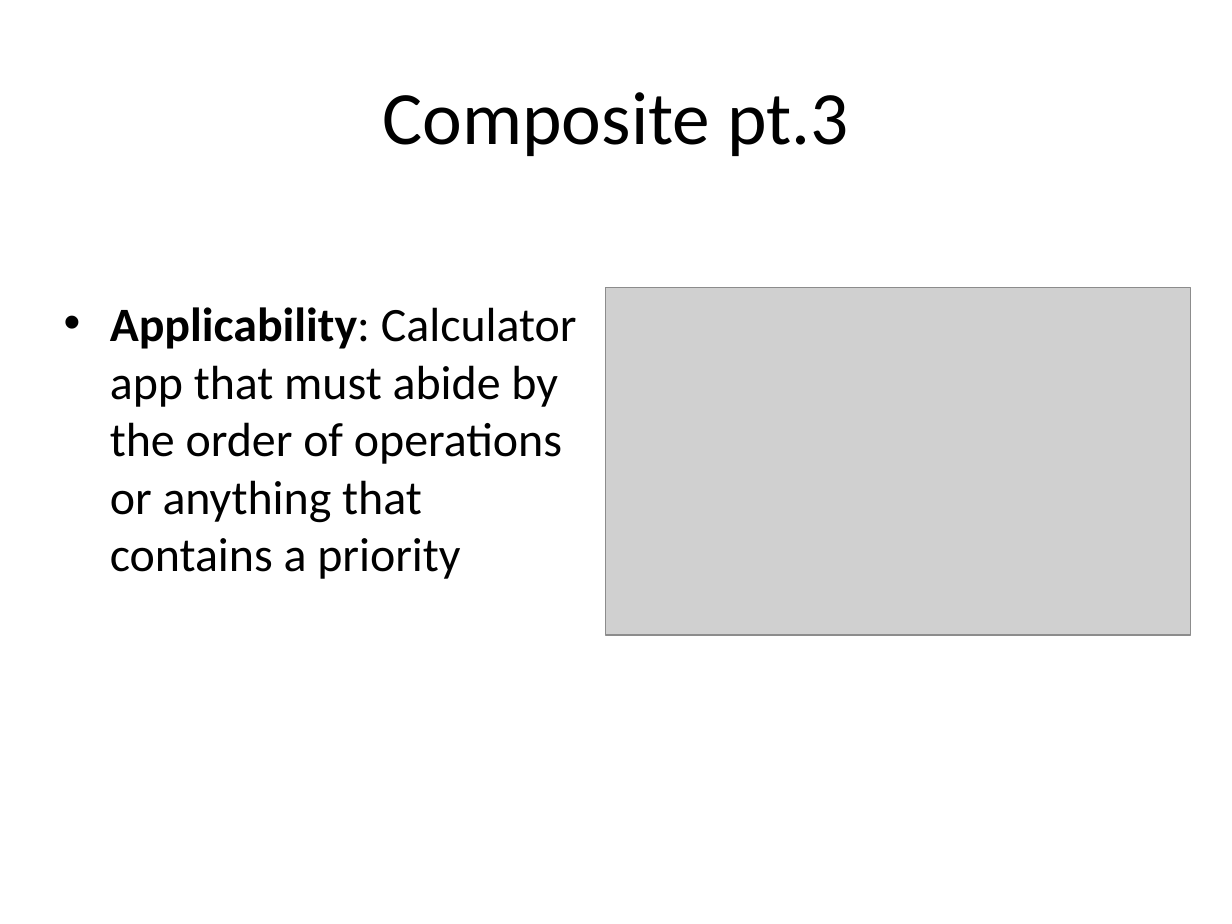
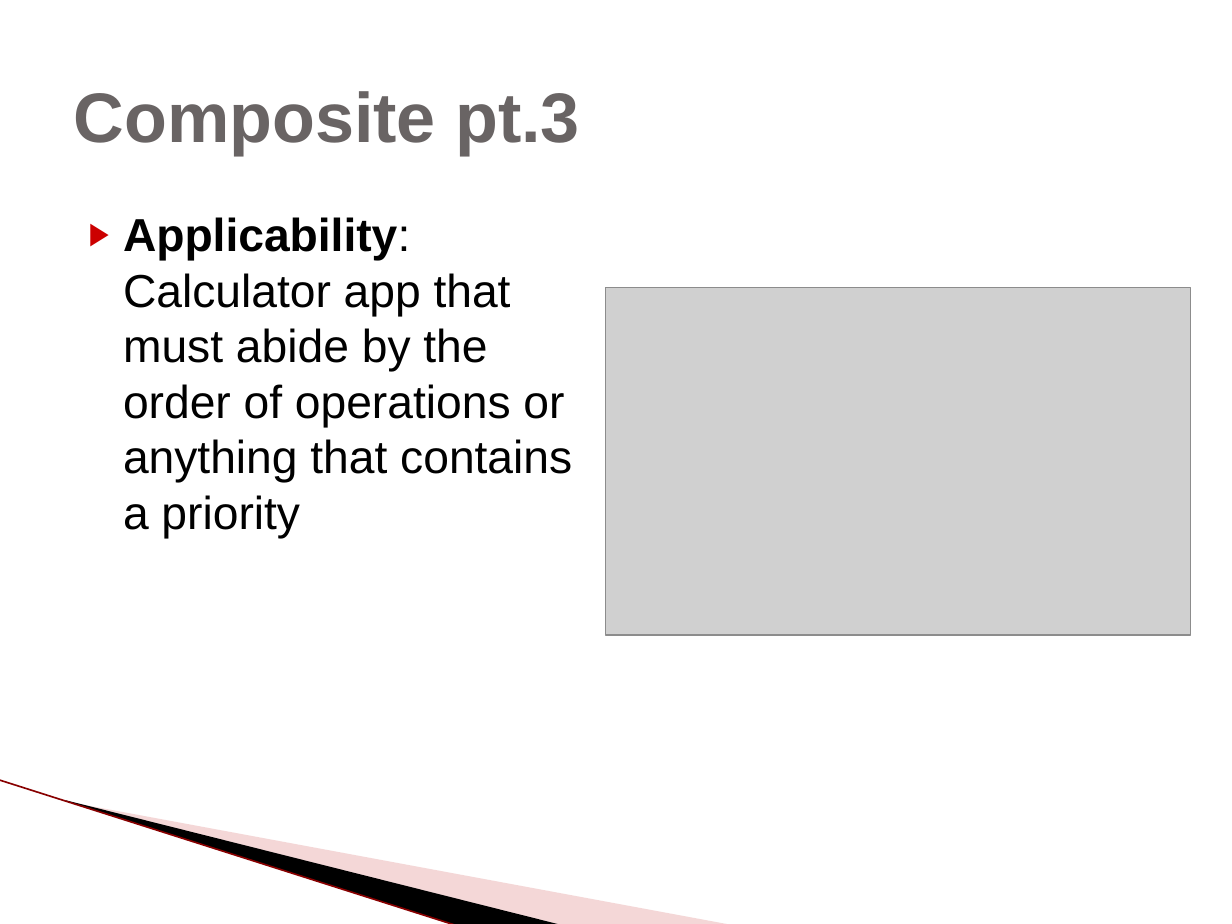
Before and after one commit to scurrymd/Software-Engineering, a slide deck: slide 24 of docs/UC Schedule App.pptx (slide 22 before the commit). Drawn at 1232x924 pixels with LibreOffice and Linux fonts; fonts in the diff are those of the drawing; grey boxes stand for pictures; background and template pictures are left out. Boxes give left, top, right and bottom in pixels: in the first picture for what was removed or moved away, otherwise in the second. Text is boxed around its words. In the diff, an @@ line names an element or a change of style, - is before the commit and + after.

```diff
--- a/docs/UC Schedule App.pptx
+++ b/docs/UC Schedule App.pptx
@@ title "Composite pt.3" at (74,91,580,155): size 44 to 41 pt, font Calibri to Arial, text colour #000000 to #696464, bold on; alignment centre to left @@
@@ text "Applicability: Calculator app that must ...": place and size @@
-text "Applicability: Calculator app that must ..." at (110,307,577,579)
+text "Applicability: Calculator app that must ..." at (123,217,572,538)
@@ text "Applicability: Calculator app that must ..." at (123,217,572,538): size 28 to 27 pt, font Calibri to Arial; bullet • to ▶; less space between paragraphs @@
@@ line added from (0, 780) to (457, 924), #E09494 0.95 pt @@
@@ freeform shape added at (65,800,563,924), fill #000000 @@
@@ freeform shape added at (68,801,733,924), fill #E49D9D at 40% opacity @@
```
Also in this commit, not shown: 22 other slides changed, 2 slides added.
